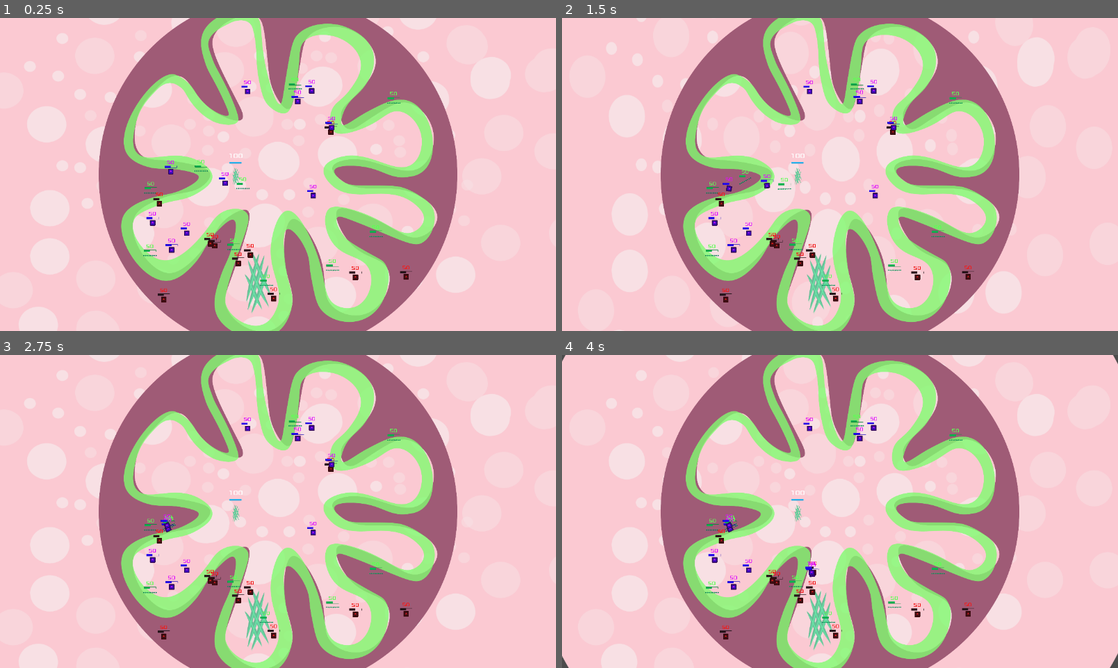
Above: before the commit, frames 1-4 (two rows, left to right).
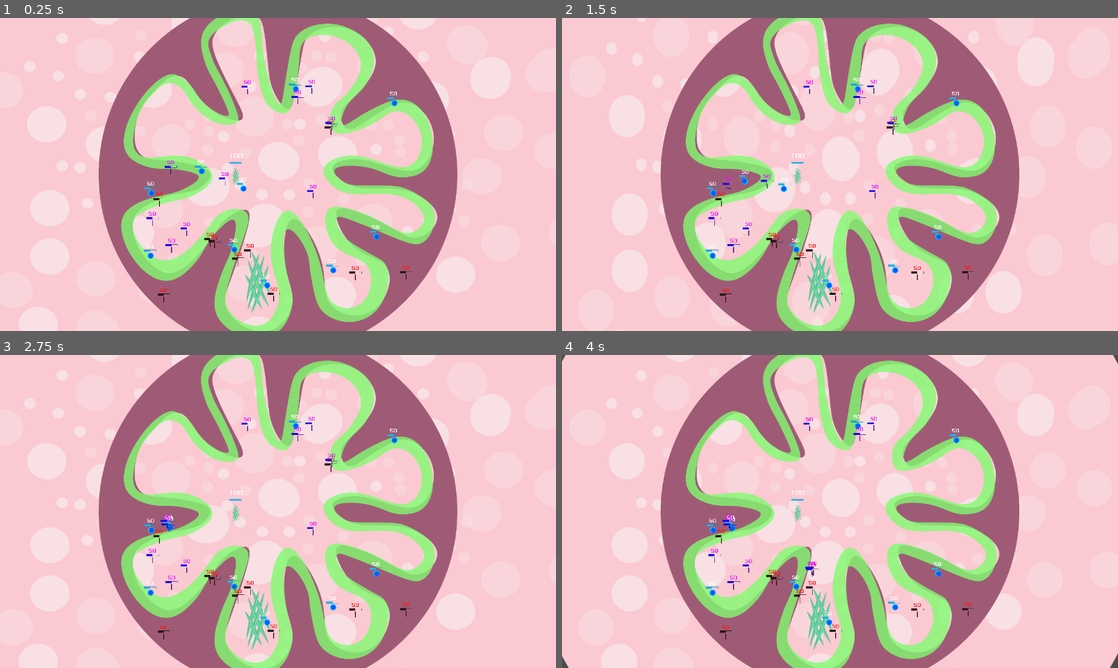
Above: after the commit, the same moments.

Repository: mihaelagrigore/Gutstuck
Game: Godot game, scene res://Sources/Levels/Level_1.tscn
The game is run twice, just before and just after one commit, with the same random seed, the same clock (stepped at 60 frames per second) and the same inputs. The engine's default icon, where the game draws it, is replaced by a stand-in: a white triangle on a blue panel in a dark square.
Inputs (mouse positions are in pixels of both pictures, inside the frame that each line leads up to):
- Up to frame 1 (0.25 s): no input
- Up to frame 2 (1.5 s): move the mouse to (962, 158) at 0.52 s; press the mouse at (962, 158) at 0.53 s; move the mouse to (728, 190) at 1.27 s; release the mouse at (728, 190) at 1.28 s; right-click (728, 190) at 1.35 s
- Up to frame 3 (2.75 s): move the mouse to (333, 442) at 2.02 s; press the mouse at (333, 442) at 2.03 s
- Up to frame 4 (4 s): move the mouse to (812, 574) at 2.77 s; release the mouse at (812, 574) at 2.78 s; right-click (812, 574) at 2.85 s; move the mouse to (1006, 558) at 3.52 s; press the mouse at (1006, 558) at 3.53 s

The runs differ from the first frame. In frame 1, 0.8% of the frame differs, in the area x 25-74%, y 19-91%; in frame 2, 0.8%; in frame 3, 0.7%; in frame 4, 0.7%.

Commit message:
Bacteria sprite modified

Diff:
--- a/Gutstuck_Project/Sources/Bacteria/Bacteria.tscn
+++ b/Gutstuck_Project/Sources/Bacteria/Bacteria.tscn
@@ -1,10 +1,26 @@
-[gd_scene load_steps=9 format=2]
+[gd_scene load_steps=10 format=2]
 
 [ext_resource path="res://Sources/Bacteria/Bacteria.gd" type="Script" id=1]
 [ext_resource path="res://icon.png" type="Texture" id=2]
 [ext_resource path="res://Assets/Textures/Life_Bar_Under.png" type="Texture" id=3]
 [ext_resource path="res://Assets/Textures/Life_Bar.png" type="Texture" id=4]
 [ext_resource path="res://Assets/Fonts/Xolonium-Regular.ttf" type="DynamicFontData" id=5]
+
+[sub_resource type="Animation" id=4]
+resource_name = "Bacterium_movement"
+loop = true
+tracks/0/type = "value"
+tracks/0/path = NodePath(".:frame")
+tracks/0/interp = 1
+tracks/0/loop_wrap = true
+tracks/0/imported = false
+tracks/0/enabled = true
+tracks/0/keys = {
+"times": PoolRealArray( 0, 0.1, 0.2, 0.3, 0.4, 0.5 ),
+"transitions": PoolRealArray( 1, 1, 1, 1, 1, 1 ),
+"update": 1,
+"values": [ 1, 2, 3, 4, 5, 6 ]
+}
 
 [sub_resource type="CircleShape2D" id=1]
 
@@ -24,6 +40,11 @@
 
 [node name="Sprite" type="Sprite" parent="."]
 texture = ExtResource( 2 )
+hframes = 8
+frame = 1
+
+[node name="AnimationPlayer" type="AnimationPlayer" parent="Sprite"]
+anims/Bacterium_movement = SubResource( 4 )
 
 [node name="CollisionShape2D" type="CollisionShape2D" parent="."]
 shape = SubResource( 1 )
--- a/Gutstuck_Project/Sources/Bacteria/F_Bacteria/F_Bacteria.tscn
+++ b/Gutstuck_Project/Sources/Bacteria/F_Bacteria/F_Bacteria.tscn
@@ -4,7 +4,8 @@
 [ext_resource path="res://Assets/Textures/Asset_bacteria_SF_animation20px.png" type="Texture" id=2]
 
 [node name="Bacteria" index="0" instance=ExtResource( 1 )]
-modulate = Color( 0.372549, 1, 0.337255, 1 )
 
 [node name="Sprite" parent="." index="0"]
+scale = Vector2( 5, 5 )
 texture = ExtResource( 2 )
+frame = 5
